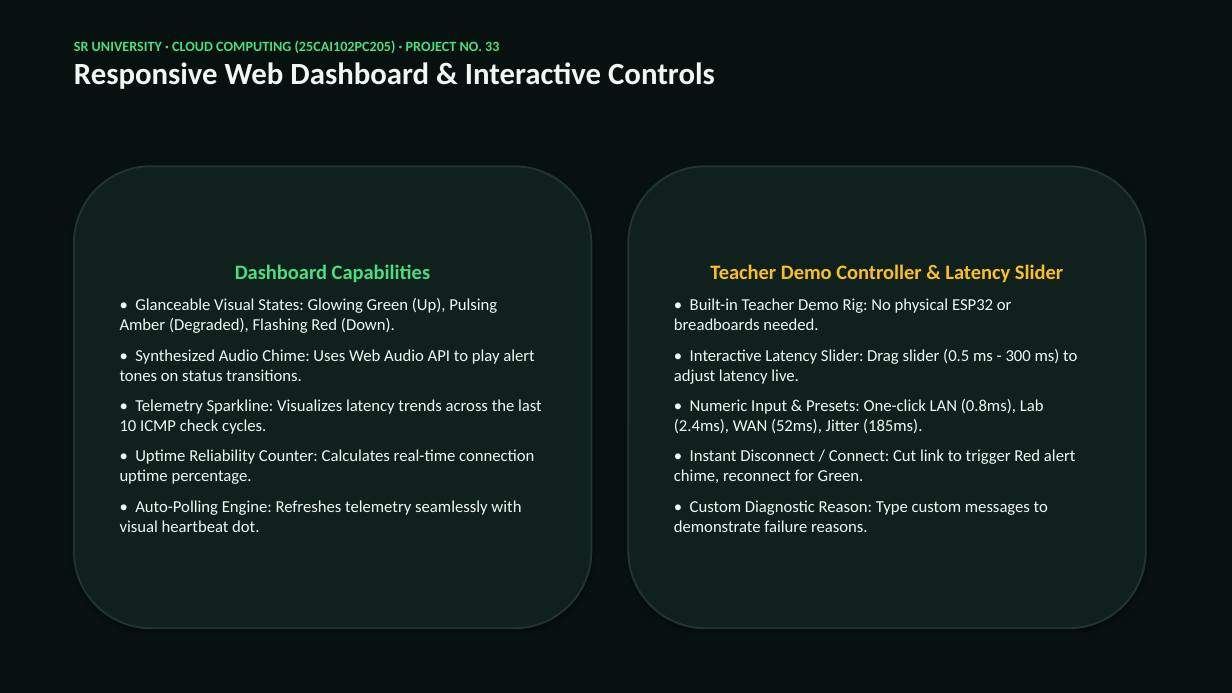
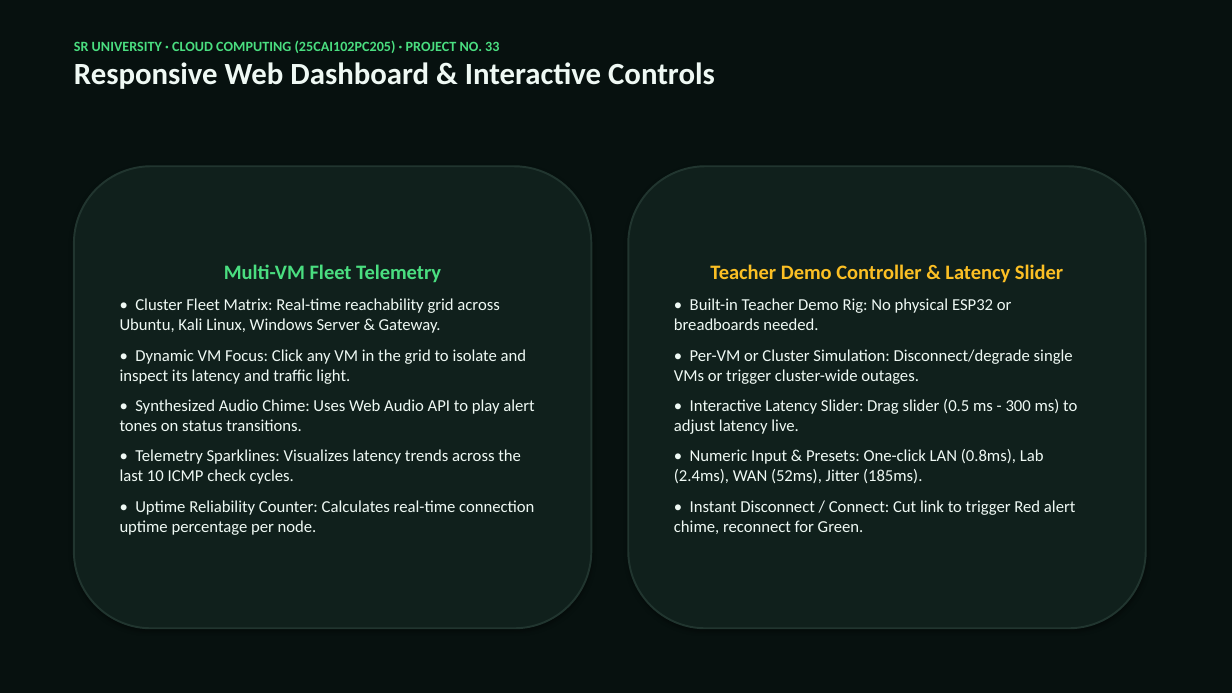
Before and after one commit to yeshwanthkushi25-glitch/netpulse-virtual-lab, a slide deck: slide 7 of NetPulse_Master_Presentation.pptx. Drawn at 1232x693 pixels with LibreOffice and Linux fonts; fonts in the diff are those of the drawing. Boxes give left, top, right and bottom in pixels: in the first picture for what was removed or moved away, otherwise in the second. Text is boxed around its words. In the diff, an @@ line names an element or a change of style, - is before the commit and + after.

Commit message:
feat: enhance NetPulse with multi-VM fleet matrix reachability monitoring

```diff
--- a/NetPulse_Master_Presentation.pptx
+++ b/NetPulse_Master_Presentation.pptx
@@ text in rounded rectangle at box(120, 264, 526, 384): text changed @@
-Dashboard Capabilities
-• Glanceable Visual States: Glowing Green (Up), Pulsing Amber (Degraded), Flashing Red (Down).
+Multi-VM Fleet Telemetry
+• Cluster Fleet Matrix: Real-time reachability grid across Ubuntu, Kali Linux, Windows Server & Gateway.
+• Dynamic VM Focus: Click any VM in the grid to isolate and inspect its latency and traffic light.
@@ text in rounded rectangle at box(674, 349, 1073, 384): paragraph added @@
+• Per-VM or Cluster Simulation: Disconnect/degrade single VMs or trigger cluster-wide outages.
@@ text in rounded rectangle at box(120, 449, 534, 535): text changed @@
-• Telemetry Sparkline: Visualizes latency trends across the last 10 ICMP check cycles.
-• Uptime Reliability Counter: Calculates real-time connection uptime percentage.
-• Auto-Polling Engine: Refreshes telemetry seamlessly with visual heartbeat dot.
+• Telemetry Sparklines: Visualizes latency trends across the last 10 ICMP check cycles.
+• Uptime Reliability Counter: Calculates real-time connection uptime percentage per node.
@@ text in rounded rectangle at box(674, 500, 1048, 532): paragraph removed @@
-• Custom Diagnostic Reason: Type custom messages to demonstrate failure reasons.
```
Also in this commit, not shown: 14 other files.
